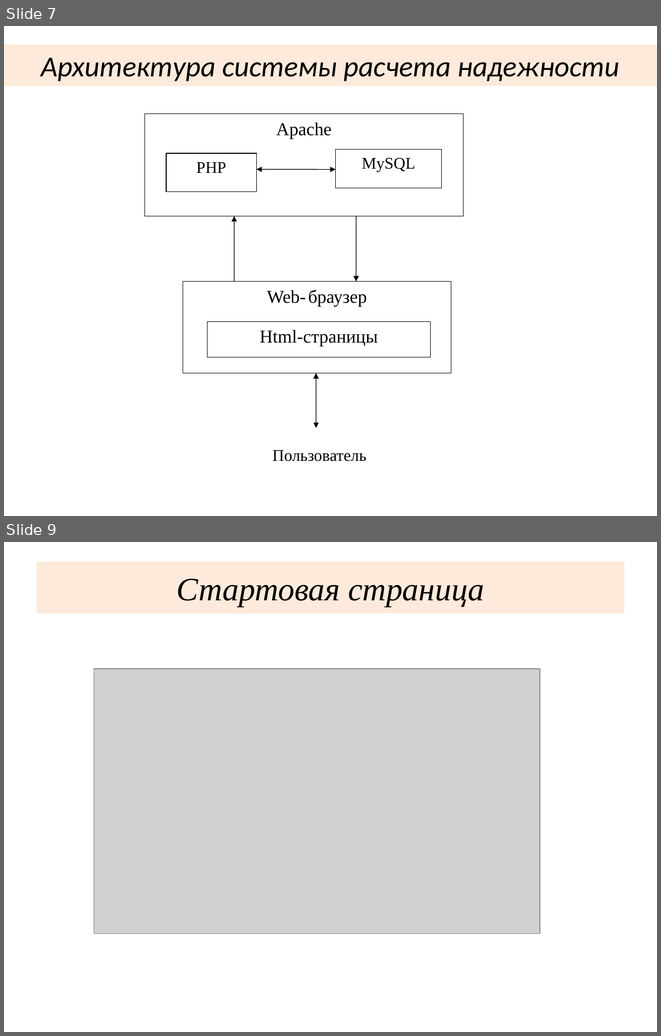
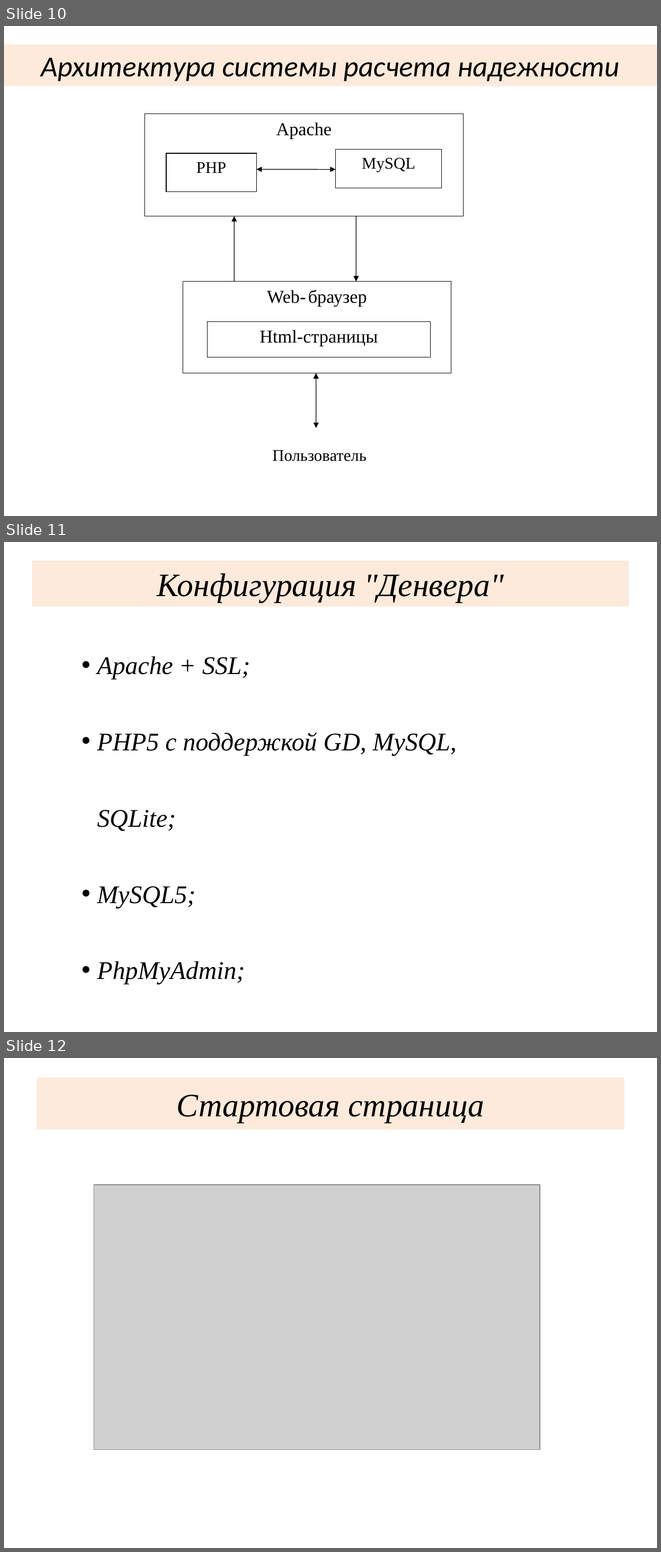
Before and after one commit to max41479/Diplom, a slide deck: Презентация Афанасьева.ppt. Shown one above the other, each under a label of ours: slides 7 and 9 before the commit, slides 10, 11 and 12 after it; the slides between them are not shown. The pictures are 661x1036 and 661x1552 pixels, drawn with LibreOffice and Linux fonts; fonts in the diff are those of the drawing; grey boxes stand for pictures. Boxes give left, top, right and bottom in pixels: in the first picture for what was removed or moved away, otherwise in the second. Text is boxed around its words. In the diff, an @@ line names an element or a change of style, - is before the commit and + after.

```diff
--- a/Презентация Афанасьева.ppt
+++ b/Презентация Афанасьева.ppt
@@ slide 11 added at bbox=[4, 542, 657, 1032], background #FFFFFF @@
@@ rectangle added at bbox=[32, 560, 629, 606], fill #FDEADA, 36 pt, text #000000, italic @@
+Конфигурация "Денвера"
@@ text added at bbox=[97, 656, 457, 908], 28 pt, text #000000, italic @@
+• Apache + SSL;
+• PHP5 с поддержкой GD, MySQL, SQLite;
+• MySQL5;
+• PhpMyAdmin;
@@ what was slide 7 is now slide 10 @@
@@ what was slide 9 is now slide 12 @@
```
Also in this commit, not shown: 2 slides changed, 3 other slides added, 1 slide removed, 1 other file.
